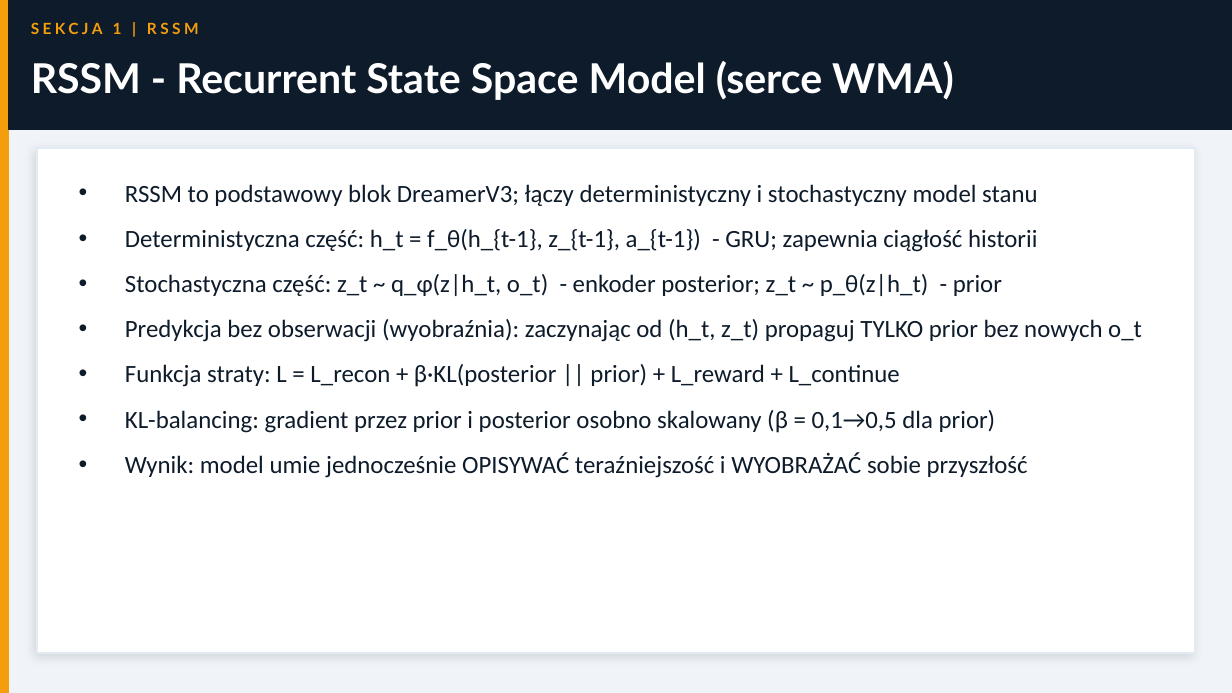
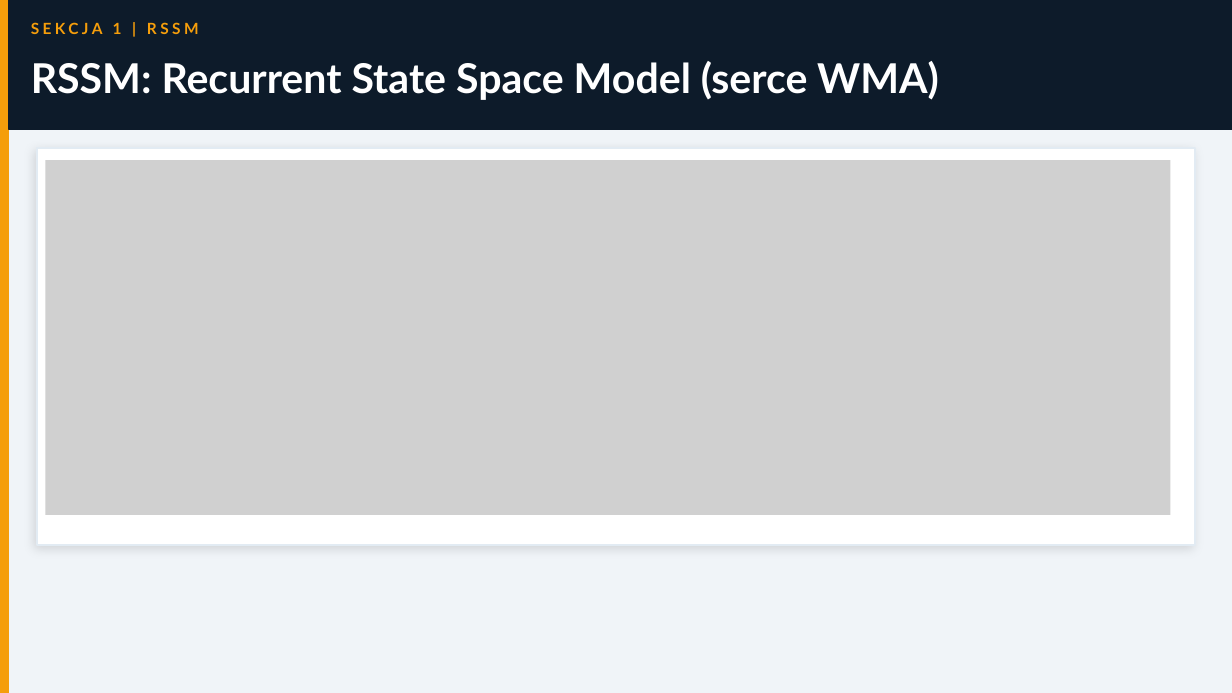
Before and after one commit to MatPomGit/MobileHub, a slide deck: slide 9 of zajecia/robo/robo_w6.pptx. Drawn at 1232x693 pixels with LibreOffice and Linux fonts; fonts in the diff are those of the drawing; grey boxes stand for pictures. Boxes give left, top, right and bottom in pixels: in the first picture for what was removed or moved away, otherwise in the second. Text is boxed around its words. In the diff, an @@ line names an element or a change of style, - is before the commit and + after.

```diff
--- a/zajecia/robo/robo_w6.pptx
+++ b/zajecia/robo/robo_w6.pptx
@@ text at (x1=31, y1=61, x2=939, y2=100): text changed @@
-RSSM - Recurrent State Space Model (serce WMA)
+RSSM: Recurrent State Space Model (serce WMA)
@@ rectangle resized from (x1=37, y1=148, x2=1195, y2=653) to (x1=37, y1=148, x2=1195, y2=545) @@
@@ picture added at (x1=46, y1=160, x2=1170, y2=515) @@
@@ text removed at (x1=125, y1=184, x2=1142, y2=478) @@
-• RSSM to podstawowy blok DreamerV3; łączy deterministyczny i stochastyczny model stanu
-• Deterministyczna część: h_t = f_θ(h_{t-1}, z_{t-1}, a_{t-1}) - GRU; zapewnia ciągłość historii
-• Stochastyczna część: z_t ~ q_φ(z|h_t, o_t) - enkoder posterior; z_t ~ p_θ(z|h_t) - prior
-• Predykcja bez obserwacji (wyobraźnia): zaczynając od (h_t, z_t) propaguj TYLKO prior bez nowych o_t
-• Funkcja straty: L = L_recon + β·KL(posterior || prior) + L_reward + L_continue
-• KL-balancing: gradient przez prior i posterior osobno skalowany (β = 0,1→0,5 dla prior)
-• Wynik: model umie jednocześnie OPISYWAĆ teraźniejszość i WYOBRAŻAĆ sobie przyszłość
```
Also in this commit, not shown: 25 other slides changed, 9 other files.
